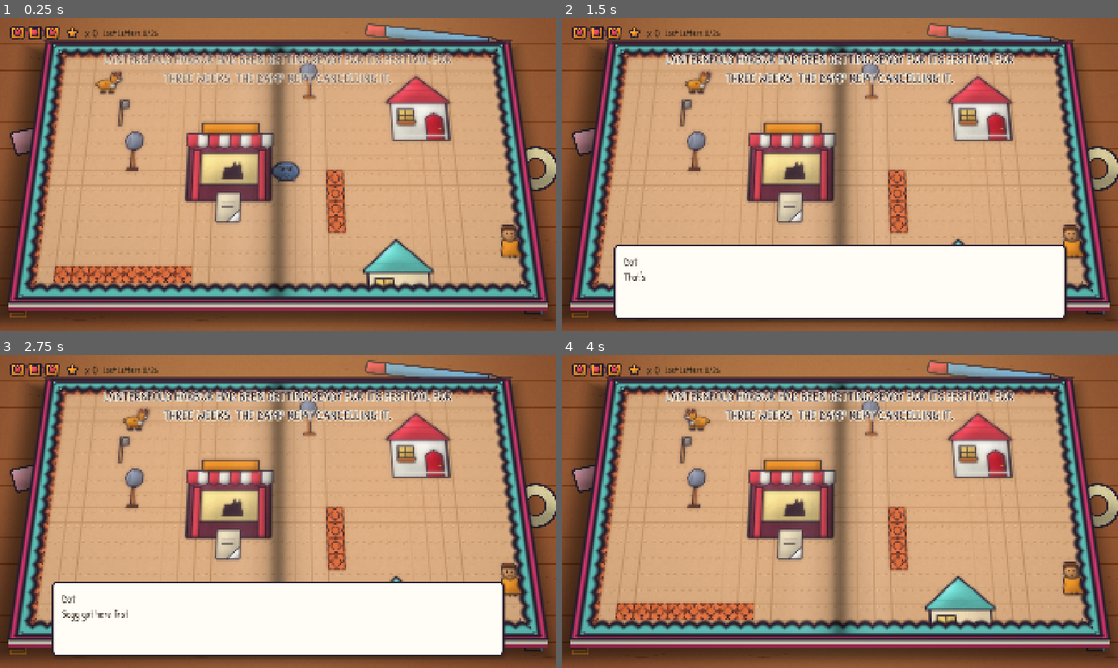
Above: before the commit, frames 1-4 (two rows, left to right).
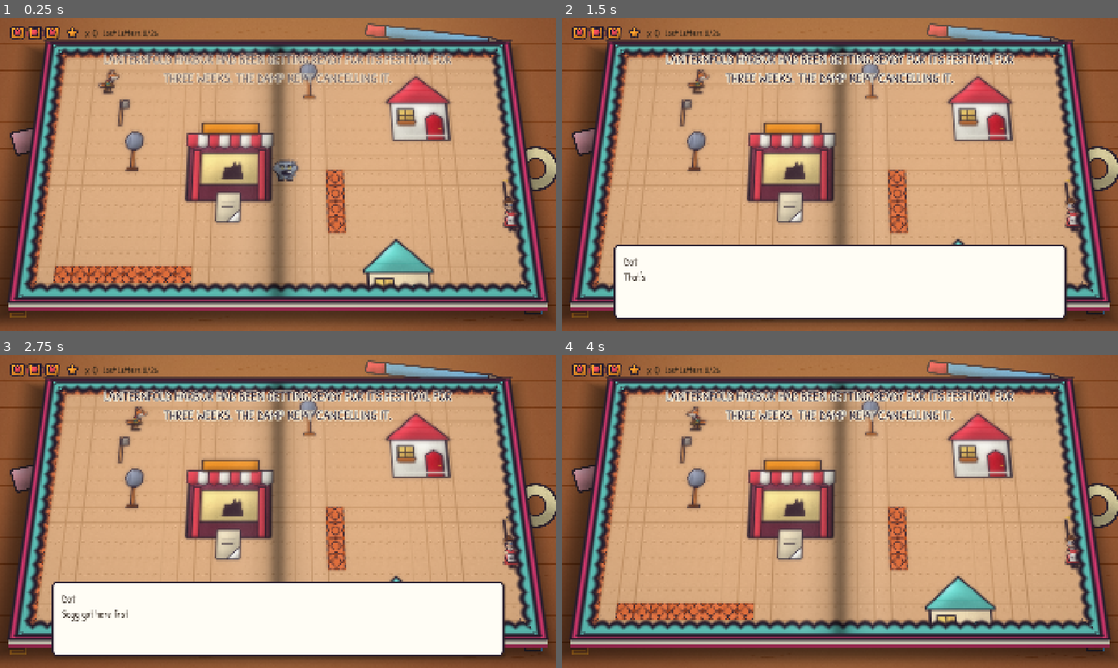
Above: after the commit, the same moments.

Repository: aharris291-hue/2ndsidescroller
Game: Godot game, scene res://scenes/levels/ch2_lanternfold/lanternfold_town.tscn
Two runs of this game, one before a commit and one after it. Both use one fixed random seed, a clock stepped at 60 frames per second and the inputs below. This scene is started directly instead of the project's main scene.
Inputs (mouse positions are in pixels of both pictures, inside the frame that each line leads up to):
- Up to frame 1 (0.25 s): no input
- Up to frame 2 (1.5 s): tap Enter (ui_accept) at 0.5 s; move the mouse to (962, 158) at 0.52 s; hold D (move_right) 0.53-1.25 s; hold J (attack) 0.53-1.25 s; click (962, 158) at 0.67 s; tap Space (jump) at 0.77, 1.07 s; tap K (dash) at 0.8 s; drag from (728, 190) to (689, 93) at 1.27 s
- Up to frame 3 (2.75 s): tap Enter (ui_accept) at 2 s; move the mouse to (333, 442) at 2.02 s; hold D (move_right) from 2.03 s (still down); hold E (interact) from 2.03 s (still down); tap Space (jump) at 2.3 s
- Up to frame 4 (4 s): release D (move_right) at 2.75 s; release E (interact) at 2.75 s; drag from (812, 574) to (1045, 452) at 2.77 s; move the mouse to (1006, 558) at 3.52 s; hold A (move_left) from 3.53 s (still down); hold J (attack) from 3.53 s (still down); tap Space (jump) at 3.77 s; tap K (dash) at 3.8 s

The runs differ from the first frame. In frame 1, 1.0% of the frame differs, in the area x 17-94%, y 16-78%; in frame 2, 0.7%; in frame 3, 0.7%; in frame 4, 0.8%.

Commit message:
Redraw the cast: Patch walks on two legs in clothes
- Patch is now an upright fox in a patched waistcoat, rolled shirt sleeves,
  a red neckerchief and corduroy trousers, with a five-frame walk/jump strip
- Shepherd Fluff, the lost sheep, Dot, Soggies, Corrugate, Crumple and the
  Lamplighter Sisters redrawn with real eyes, fur, wool, scales and cloth
  texture so each reads clearly as what it is
- Character textures are drawn at double size and shown at half scale
- NPC sprites keep their offset while bobbing; Soggy and lost-sheep scale
  tweens respect the sprite's base scale
- New tools/art/character_art.py; `generate_art.py characters` rebuilds the cast

Co-Authored-By: Claude Opus 5.5 <noreply@anthropic.com>
Claude-Session: https://claude.ai/code/session_01RLJvChxJXFtXZQYtAWEzAU

Diff:
--- a/scenes/enemies/soggy.tscn
+++ b/scenes/enemies/soggy.tscn
@@ -21,7 +21,7 @@
 
 [node name="Sprite2D" type="Sprite2D" parent="." unique_id=840616821]
 position = Vector2(0, -8)
-scale = Vector2(0.8, 0.8)
+scale = Vector2(0.5, 0.5)
 texture = ExtResource("2_2wa8e")
 
 [node name="CollisionShape2D" type="CollisionShape2D" parent="." unique_id=1857448886]
--- a/scenes/player/patch.tscn
+++ b/scenes/player/patch.tscn
@@ -28,9 +28,10 @@
 [node name="Visual" type="Node2D" parent="." unique_id=478534995]
 
 [node name="Sprite2D" type="Sprite2D" parent="Visual" unique_id=979234526]
-position = Vector2(-8, -10)
-scale = Vector2(0.75, 0.75)
+position = Vector2(-6, -10)
+scale = Vector2(0.375, 0.375)
 texture = ExtResource("2_q1kn0")
+hframes = 5
 
 [node name="CollisionShape2D" type="CollisionShape2D" parent="." unique_id=2078869355]
 shape = SubResource("CapsuleShape2D_74qas")
--- a/scenes/world/corrugate_companion.tscn
+++ b/scenes/world/corrugate_companion.tscn
@@ -11,5 +11,5 @@
 bob = 3.0
 
 [node name="Sprite2D" type="Sprite2D" parent="."]
-scale = Vector2(0.6, 0.6)
+scale = Vector2(0.36, 0.36)
 texture = ExtResource("2_corr")
--- a/scenes/world/crumple.tscn
+++ b/scenes/world/crumple.tscn
@@ -19,6 +19,7 @@
 
 [node name="Sprite2D" type="Sprite2D" parent="." unique_id=1503818010]
 position = Vector2(0, -56)
+scale = Vector2(0.5, 0.5)
 texture = ExtResource("2_8xqw2")
 
 [node name="CollisionShape2D" type="CollisionShape2D" parent="." unique_id=281177097]
--- a/scenes/world/dot_companion.tscn
+++ b/scenes/world/dot_companion.tscn
@@ -7,5 +7,5 @@
 script = ExtResource("1_xjsc2")
 
 [node name="Sprite2D" type="Sprite2D" parent="." unique_id=13597662]
-scale = Vector2(0.8, 0.8)
+scale = Vector2(0.4, 0.4)
 texture = ExtResource("2_e0f07")
--- a/scenes/world/lost_sheep.tscn
+++ b/scenes/world/lost_sheep.tscn
@@ -14,6 +14,7 @@
 
 [node name="Sprite2D" type="Sprite2D" parent="." unique_id=1860964336]
 position = Vector2(0, -56)
+scale = Vector2(0.5, 0.5)
 texture = ExtResource("2_yn0a0")
 
 [node name="CollisionShape2D" type="CollisionShape2D" parent="." unique_id=1521776480]
--- a/scenes/world/npc_corrugate.tscn
+++ b/scenes/world/npc_corrugate.tscn
@@ -17,8 +17,8 @@
 prompt_offset = Vector2(0, -200)
 
 [node name="Sprite2D" type="Sprite2D" parent="." unique_id=1625215635]
-position = Vector2(0, -90)
-scale = Vector2(0.8, 0.8)
+position = Vector2(-5, -96)
+scale = Vector2(0.5, 0.5)
 texture = ExtResource("3_gn2nu")
 
 [node name="CollisionShape2D" type="CollisionShape2D" parent="." unique_id=842831660]
--- a/scenes/world/npc_dot.tscn
+++ b/scenes/world/npc_dot.tscn
@@ -17,6 +17,7 @@
 
 [node name="Sprite2D" type="Sprite2D" parent="." unique_id=870242554]
 position = Vector2(0, -60)
+scale = Vector2(0.5, 0.5)
 texture = ExtResource("2_d3pn8")
 
 [node name="CollisionShape2D" type="CollisionShape2D" parent="." unique_id=2059064415]
--- a/scenes/world/npc_lamplighters.tscn
+++ b/scenes/world/npc_lamplighters.tscn
@@ -18,7 +18,8 @@
 prompt_offset = Vector2(0, -250)
 
 [node name="Sprite2D" type="Sprite2D" parent="." unique_id=1138396834]
-position = Vector2(0, -106)
+position = Vector2(0, -108)
+scale = Vector2(0.5, 0.5)
 texture = ExtResource("2_ukg0k")
 
 [node name="CollisionShape2D" type="CollisionShape2D" parent="." unique_id=11915019]
--- a/scenes/world/npc_shepherd_fluff.tscn
+++ b/scenes/world/npc_shepherd_fluff.tscn
@@ -16,7 +16,8 @@
 prompt_offset = Vector2(0, -150)
 
 [node name="Sprite2D" type="Sprite2D" parent="." unique_id=235641233]
-position = Vector2(0, -50)
+position = Vector2(0, -72)
+scale = Vector2(0.5, 0.5)
 texture = ExtResource("2_caa3c")
 
 [node name="CollisionShape2D" type="CollisionShape2D" parent="." unique_id=1762817782]
--- a/scripts/enemies/soggy.gd
+++ b/scripts/enemies/soggy.gd
@@ -20,6 +20,7 @@
 var _home := Vector2.ZERO
 
 @onready var sprite: Sprite2D = $Sprite2D
+@onready var _sprite_scale := sprite.scale
 @onready var health: HealthComponent = $HealthComponent
 @onready var hurtbox: Hurtbox = $Hurtbox
 @onready var contact_hitbox: Hitbox = $ContactHitbox
@@ -51,7 +52,7 @@
 	sprite.flip_h = _direction > 0.0
 	# Squishy wobble while moving.
 	var wobble := sin(Time.get_ticks_msec() * 0.012) * 0.06
-	sprite.scale = Vector2(1.0 + wobble, 1.0 - wobble)
+	sprite.scale = _sprite_scale * Vector2(1.0 + wobble, 1.0 - wobble)
 
 
 func _side_behaviour(delta: float) -> void:
@@ -103,6 +104,6 @@
 		get_parent().add_child.call_deferred(scrap)
 	# Dried out: the wad shrinks and puffs away.
 	var tween := create_tween().set_parallel()
-	tween.tween_property(sprite, "scale", Vector2(1.4, 0.2), 0.25)
+	tween.tween_property(sprite, "scale", _sprite_scale * Vector2(1.4, 0.2), 0.25)
 	tween.tween_property(sprite, "modulate:a", 0.0, 0.3)
 	tween.chain().tween_callback(queue_free)
--- a/scripts/minigames/shadow_theater.gd
+++ b/scripts/minigames/shadow_theater.gd
@@ -152,10 +152,12 @@
 	# The lit screen with the hit ring and the shadow-fox puppet.
 	draw_rect(Rect2(470, 170, 980, 550), LIT.lerp(Color.WHITE, _flash * 0.4))
 	draw_arc(Vector2(HIT_X, LANE_Y), 64.0, 0.0, TAU, 48, SHADOW, 6.0, true)
-	var fox_scale := Vector2(1.6, 1.6 - _fox_pose * 0.25)
+	# patch.png is a strip of five frames drawn at double size; show the standing one.
+	var fox_scale := Vector2(0.8, 0.8 - _fox_pose * 0.125)
 	draw_set_transform(Vector2(HIT_X - 120, LANE_Y + 150 - _fox_pose * 40.0), 0.0, fox_scale)
 	# Black modulate turns the paper fox into a true shadow puppet.
-	draw_texture(FOX_TEXTURE, -FOX_TEXTURE.get_size() / 2.0, Color(0, 0, 0, 0.92))
+	var frame := Vector2(FOX_TEXTURE.get_height(), FOX_TEXTURE.get_height())
+	draw_texture_rect_region(FOX_TEXTURE, Rect2(-frame / 2.0, frame), Rect2(Vector2.ZERO, frame), Color(0, 0, 0, 0.92))
 	draw_set_transform(Vector2.ZERO)
 	for note in _notes:
 		if note.done:
--- a/scripts/player/patch.gd
+++ b/scripts/player/patch.gd
@@ -70,6 +70,7 @@
 var _carry_left := 0.0
 
 @onready var visual: Node2D = $Visual
+@onready var sprite: Sprite2D = $Visual/Sprite2D
 @onready var health: HealthComponent = $HealthComponent
 @onready var hurtbox: Hurtbox = $Hurtbox
 @onready var attack_hitbox: Hitbox = $AttackHitbox
@@ -475,6 +476,24 @@
 
 # --- Paper-puppet animation --------------------------------------------------
 
+## Frames in patch.png: stand, stride, pass, other stride, jump.
+const WALK_CYCLE := [1, 2, 3, 2]
+const FRAME_STAND := 0
+const FRAME_JUMP := 4
+
+
+func _update_frame(moving: bool, grounded: bool) -> void:
+	if not grounded or state == State.GRAPPLE:
+		sprite.frame = FRAME_JUMP
+	elif state == State.DASH:
+		sprite.frame = 1
+	elif moving:
+		# Four steps per bob cycle so each stride lands on a bob.
+		sprite.frame = WALK_CYCLE[int(_anim_time / (PI / 2.0)) % WALK_CYCLE.size()]
+	else:
+		sprite.frame = FRAME_STAND
+
+
 func _squash(amount: Vector2) -> void:
 	var sign_x := signf(visual.scale.x) if visual.scale.x != 0.0 else 1.0
 	visual.scale = Vector2(amount.x * sign_x, amount.y)
@@ -496,6 +515,7 @@
 	_anim_time += delta * (12.0 if moving else 3.0)
 	var bob := absf(sin(_anim_time)) * (7.0 if moving and grounded else 1.5)
 	visual.position.y = -bob
+	_update_frame(moving, grounded)
 	var tilt := 0.0
 	if view_mode == PageView.Mode.SIDE:
 		tilt = clampf(velocity.x / run_speed, -1.0, 1.0) * 0.08
--- a/scripts/world/lost_sheep.gd
+++ b/scripts/world/lost_sheep.gd
@@ -45,7 +45,8 @@
 		caption += " (%d/%d found)" % [GameState.quest_progress(quest_id), GameState.quest_goal(quest_id)]
 	DialogueUI.narrate(caption)
 	var tween := create_tween()
-	tween.tween_property(sprite, "scale", Vector2(signf(leave_offset.x) if leave_offset.x != 0.0 else 1.0, 1), 0.15)
+	var flip := signf(leave_offset.x) if leave_offset.x != 0.0 else 1.0
+	tween.tween_property(sprite, "scale", Vector2(absf(sprite.scale.x) * flip, sprite.scale.y), 0.15)
 	tween.tween_property(self, "position", position + leave_offset, 1.2)
 	tween.parallel().tween_property(self, "modulate:a", 0.0, 1.2)
 	tween.tween_callback(queue_free)
--- a/scripts/world/npc.gd
+++ b/scripts/world/npc.gd
@@ -25,6 +25,7 @@
 @export var quest_turn_in_dialogue := ""
 
 @onready var _sprite: Node2D = get_node_or_null("Sprite2D")
+@onready var _sprite_base_y := _sprite.position.y if _sprite else 0.0
 var _time := randf() * TAU
 
 
@@ -39,7 +40,7 @@
 	super._process(delta)
 	if _sprite:
 		_time += delta * 2.0
-		_sprite.position.y = -absf(sin(_time)) * idle_bob
+		_sprite.position.y = _sprite_base_y - absf(sin(_time)) * idle_bob
 
 
 func interact(_player: Patch) -> void:
Binary file changed: assets/art/backgrounds/bg_bookshelf_night.png
Binary file changed: assets/art/backgrounds/bg_dad_table.png
Binary file changed: assets/art/backgrounds/bg_dad_table_late.png
Binary file changed: assets/art/backgrounds/bg_desk.png
Binary file changed: assets/art/backgrounds/bg_ribbon_stream.png
Binary file changed: assets/art/backgrounds/bg_thistledown.png
Binary file changed: assets/art/characters/corrugate.png
Binary file changed: assets/art/characters/crumple.png
Binary file changed: assets/art/characters/dot.png
Binary file changed: assets/art/characters/lamplighter_sisters.png
Binary file changed: assets/art/characters/lost_sheep.png
Binary file changed: assets/art/characters/millwheel_body.png
(and 11 more such lines)
